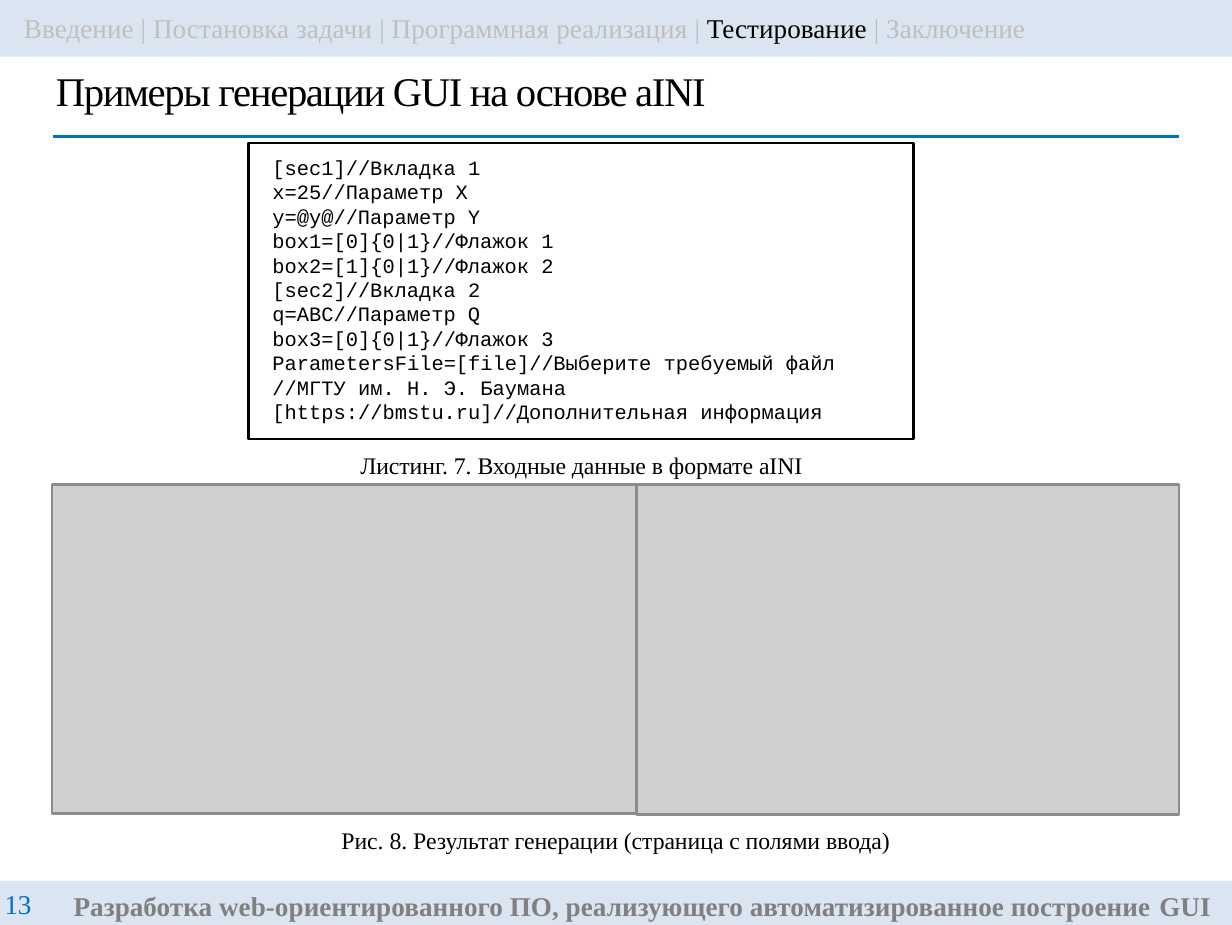
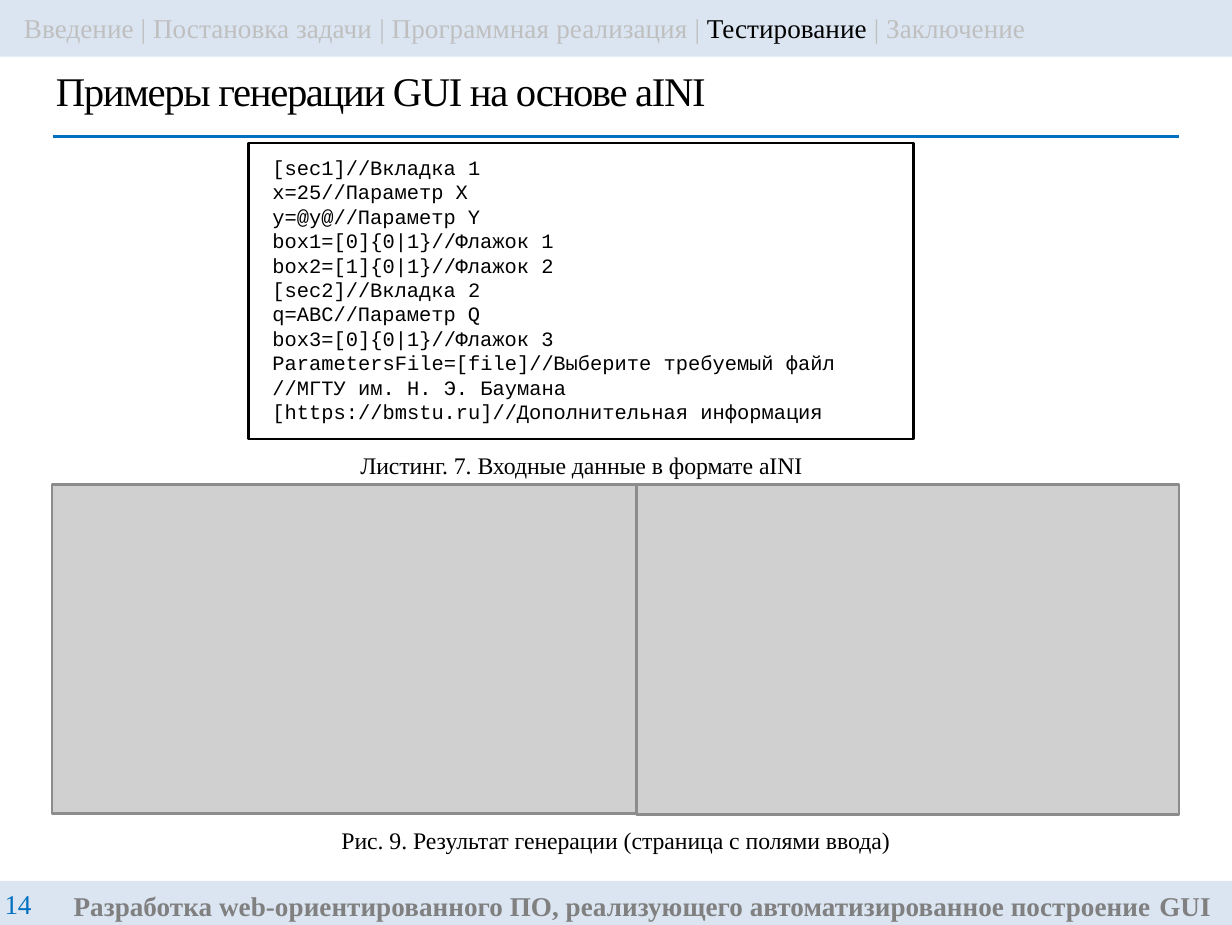
Before and after one commit to ITesserakt/Kodept, a slide deck: slide 14 of 04 - ВКРы/2022-2023 - Разр.библ.функций на языке Python автомат.построения GUI/rndhpc_vkr_pres_gui_2023_83_VasilyanA.pptx (slide 13 before the commit). Drawn at 1232x925 pixels with LibreOffice and Linux fonts; fonts in the diff are those of the drawing; grey boxes stand for pictures. Boxes give left, top, right and bottom in pixels: in the first picture for what was removed or moved away, otherwise in the second. Text is boxed around its words. In the diff, an @@ line names an element or a change of style, - is before the commit and + after.

```diff
--- a/04 - ВКРы/2022-2023 - Разр.библ.функций на языке Python автомат.построения GUI/rndhpc_vkr_pres_gui_2023_83_VasilyanA.pptx
+++ b/04 - ВКРы/2022-2023 - Разр.библ.функций на языке Python автомат.построения GUI/rndhpc_vkr_pres_gui_2023_83_VasilyanA.pptx
@@ text at bbox=[341, 832, 890, 854]: text changed @@
-Рис. 8. Результат генерации (страница с полями ввода)
+Рис. 9. Результат генерации (страница с полями ввода)
@@ page number at bbox=[5, 896, 32, 914]: text changed @@
-13
+14
```
Also in this commit, not shown: 6 other slides changed, 1 slide added, 4 other files.
